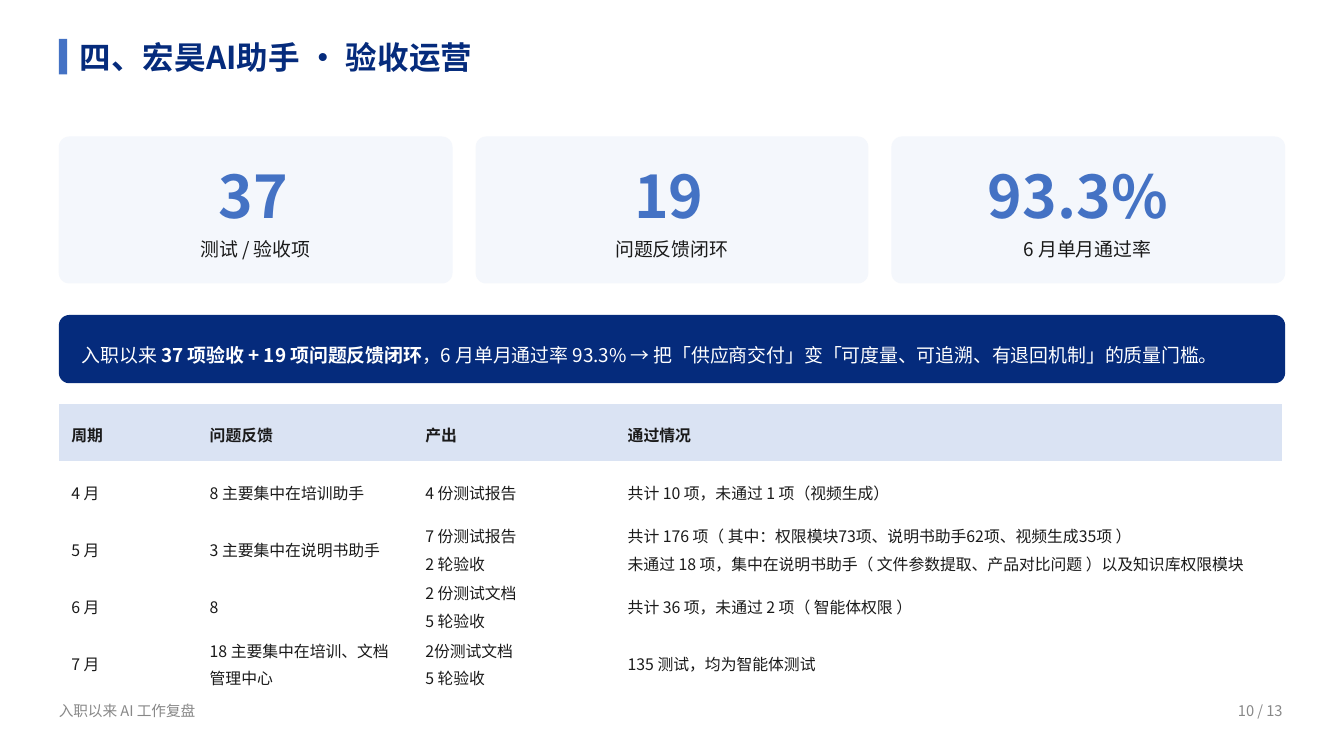
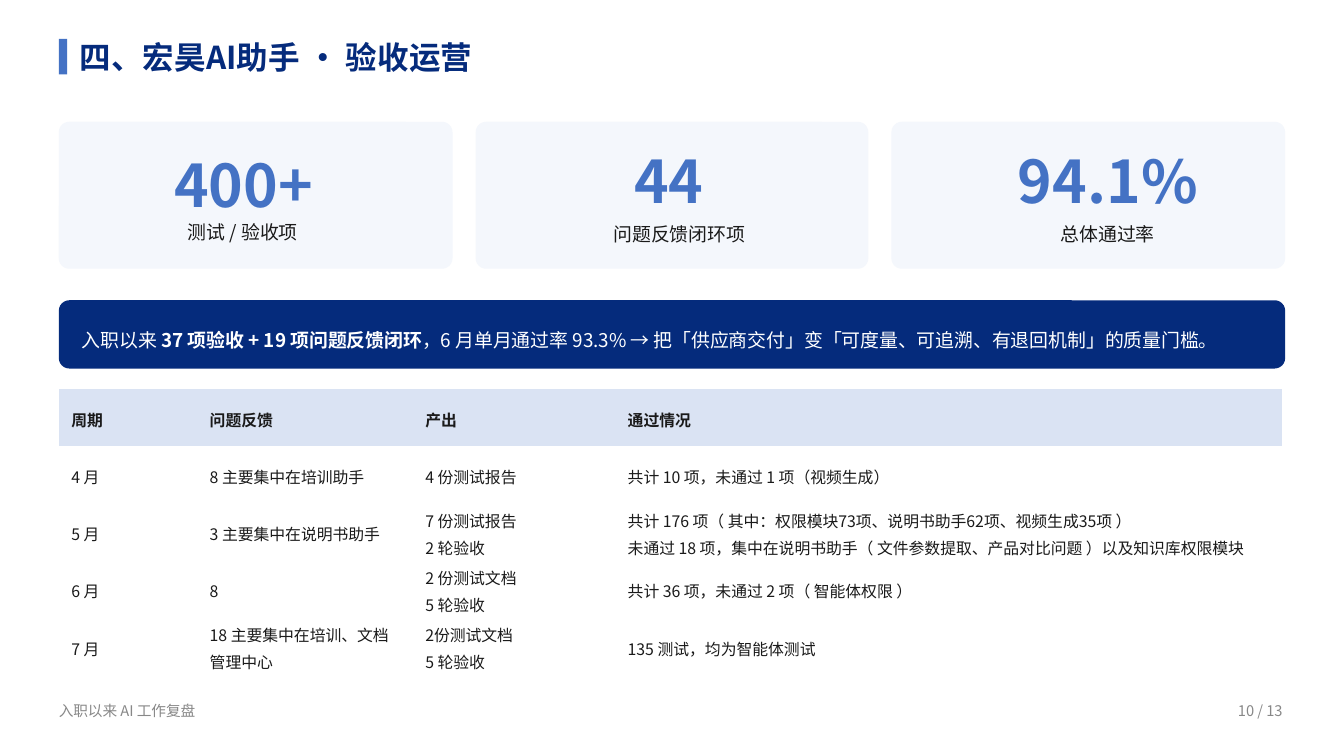
Before and after one commit to liellaaaaa/lw, a slide deck: slide 6 of PPT/入职以来AI工作复盘/入职以来AI工作复盘.pptx. Drawn at 1344x756 pixels with LibreOffice and Linux fonts; fonts in the diff are those of the drawing. Boxes give left, top, right and bottom in pixels: in the first picture for what was removed or moved away, otherwise in the second. Text is boxed around its words. In the diff, an @@ line names an element or a change of style, - is before the commit and + after.

```diff
--- a/PPT/入职以来AI工作复盘/入职以来AI工作复盘.pptx
+++ b/PPT/入职以来AI工作复盘/入职以来AI工作复盘.pptx
@@ 4 rounded rectangles, 1 text, 1 table: place and size @@
-4 rounded rectangles, 1 text, 1 table at (58, 136, 1286, 691)
+4 rounded rectangles, 1 text, 1 table at (58, 122, 1286, 676)
@@ text at (174, 162, 313, 208): text changed @@
-37
+400+
@@ text at (634, 159, 703, 203): text changed @@
-19
+44
@@ text at (1018, 158, 1198, 204): text changed @@
-93.3%
+94.1%
@@ text "测试 / 验收项": place and size @@
-text "测试 / 验收项" at (201, 240, 310, 258)
+text "测试 / 验收项" at (188, 223, 297, 241)
@@ text at (613, 225, 745, 243): text changed @@
-问题反馈闭环
+问题反馈闭环项
@@ text at (1061, 225, 1155, 243): text changed @@
-6 月单月通过率
+总体通过率
```
Also in this commit, not shown: 3 other slides changed.
